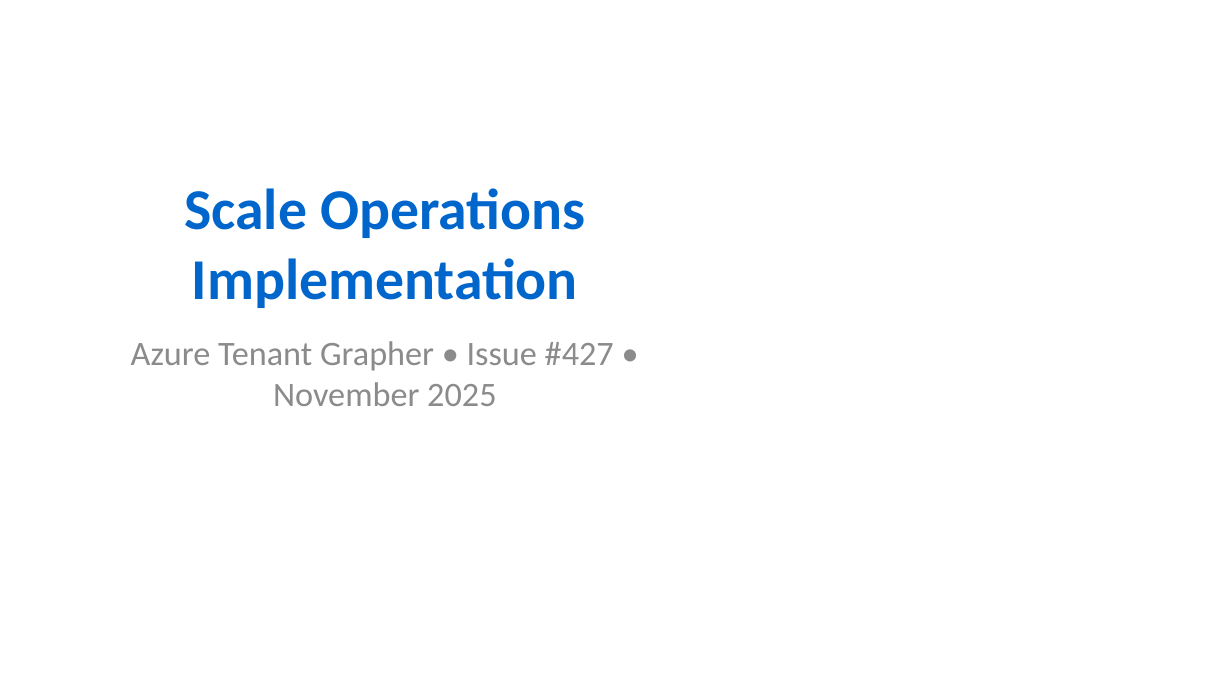
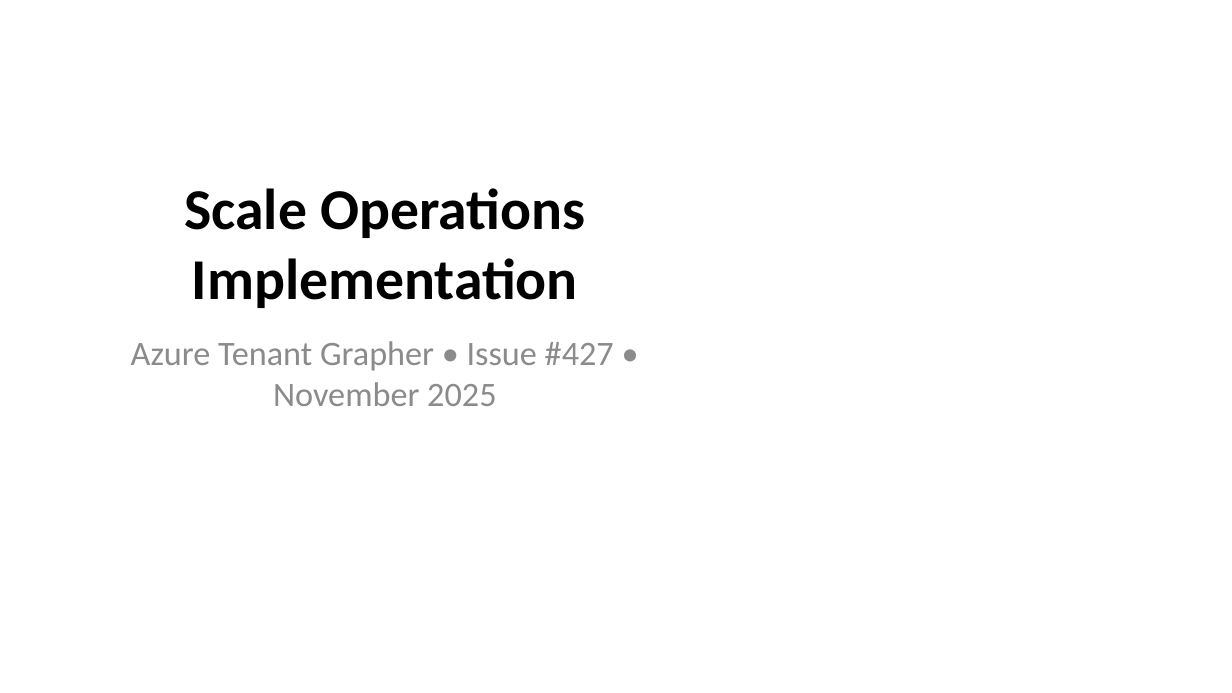
Before and after one commit to rysweet/azure-tenant-grapher, a slide deck: slide 1 of Scale_Operations_Implementation.pptx. Drawn at 1232x693 pixels with LibreOffice and Linux fonts; fonts in the diff are those of the drawing. Boxes give left, top, right and bottom in pixels: in the first picture for what was removed or moved away, otherwise in the second. Text is boxed around its words. In the diff, an @@ line names an element or a change of style, - is before the commit and + after.

```diff
--- a/Scale_Operations_Implementation.pptx
+++ b/Scale_Operations_Implementation.pptx
@@ title "Scale Operations Implementation" at (x1=184, y1=188, x2=585, y2=308): text colour #0066CC to #000000 @@
```
Also in this commit, not shown: 4 other slides changed, 6 slides added, 10 slides removed.
